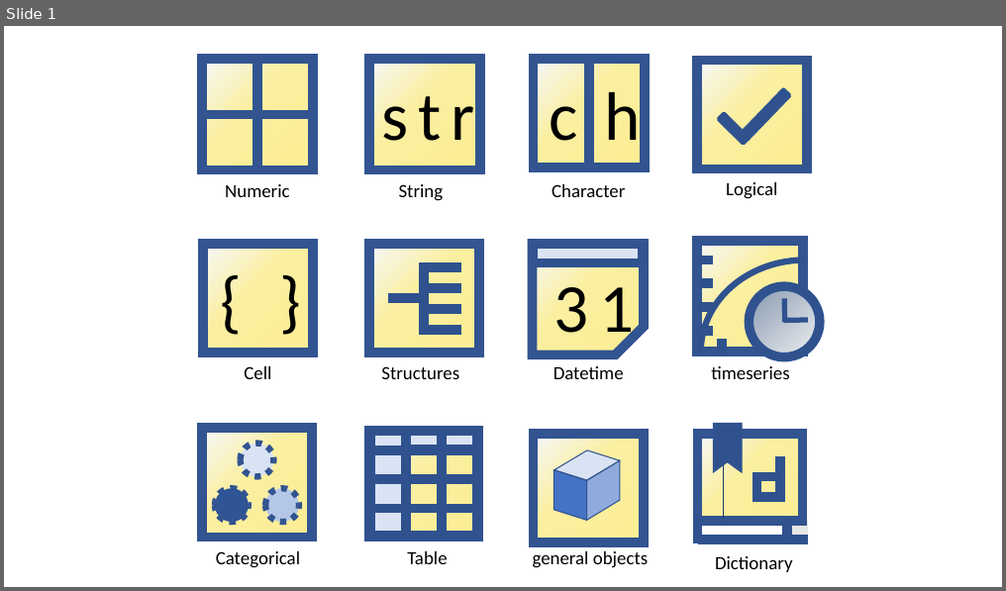
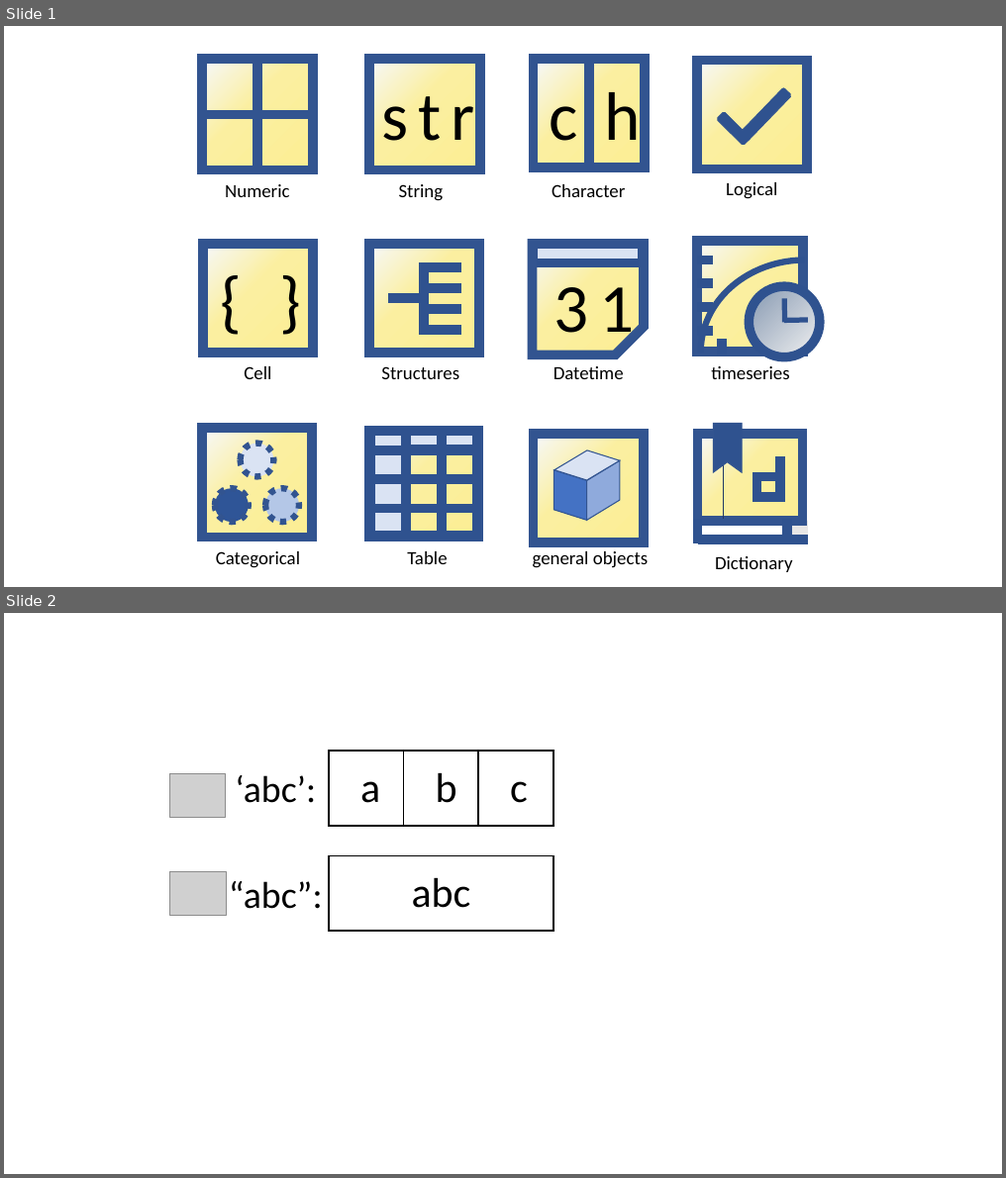
Before and after one commit to answeredbyablemind/answeredbyablemind.github.io, a slide deck: Wikidocs/variable_icons.pptx. Shown one above the other, each under a label of ours: slide 1 before the commit, slides 1 and 2 after it. The pictures are 1006x591 and 1006x1178 pixels, drawn with LibreOffice and Linux fonts; fonts in the diff are those of the drawing; grey boxes stand for pictures. Boxes give left, top, right and bottom in pixels: in the first picture for what was removed or moved away, otherwise in the second. Text is boxed around its words. In the diff, an @@ line names an element or a change of style, - is before the commit and + after.

```diff
--- a/Wikidocs/variable_icons.pptx
+++ b/Wikidocs/variable_icons.pptx
@@ slide 2 added at (x1=4, y1=613, x2=1002, y2=1174), background #FFFFFF @@
@@ rectangle added at (x1=329, y1=751, x2=404, y2=826), fill #FFFFFF, outline #000000 1.5 pt @@
@@ rectangle added at (x1=404, y1=751, x2=478, y2=826), fill #FFFFFF, outline #000000 1.5 pt @@
@@ rectangle added at (x1=478, y1=751, x2=553, y2=826), fill #FFFFFF, outline #000000 1.5 pt @@
@@ picture added at (x1=170, y1=774, x2=226, y2=817) @@
@@ text added at (x1=235, y1=775, x2=316, y2=803), 36 pt, text #000000 @@
+‘abc’:
@@ text added at (x1=360, y1=781, x2=380, y2=803), 40 pt, text #000000 @@
+a
@@ text added at (x1=436, y1=773, x2=457, y2=803), 40 pt, text #000000 @@
+b
@@ text added at (x1=510, y1=781, x2=528, y2=803), 40 pt, text #000000 @@
+c
@@ picture added at (x1=170, y1=872, x2=227, y2=916) @@
@@ rectangle added at (x1=329, y1=857, x2=553, y2=931), fill #FFFFFF, outline #000000 1.5 pt @@
@@ text added at (x1=412, y1=878, x2=471, y2=908), 40 pt, text #000000 @@
+abc
@@ text added at (x1=229, y1=881, x2=323, y2=909), 36 pt, text #000000 @@
+“abc”:
```
Also in this commit, not shown: 1 other file.
